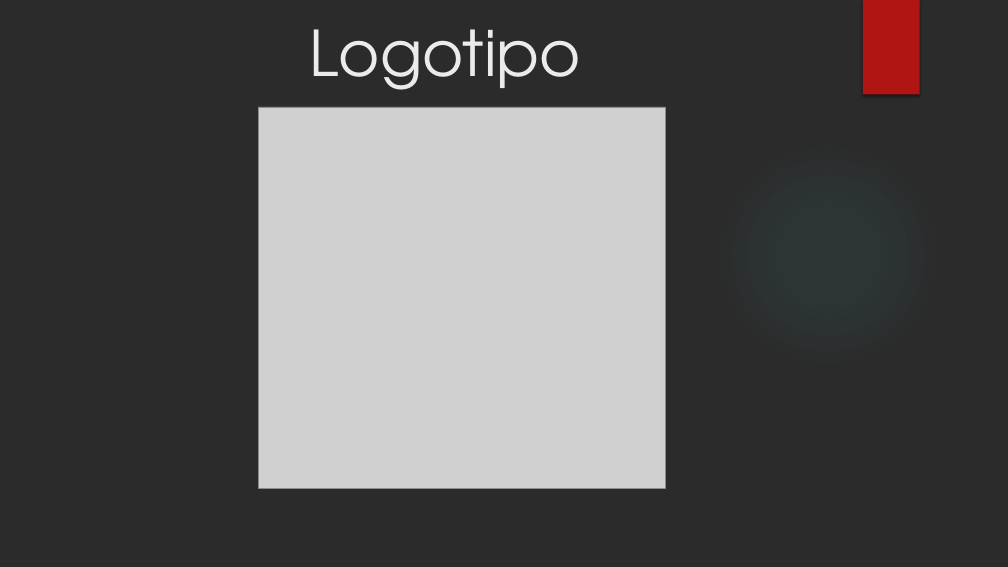
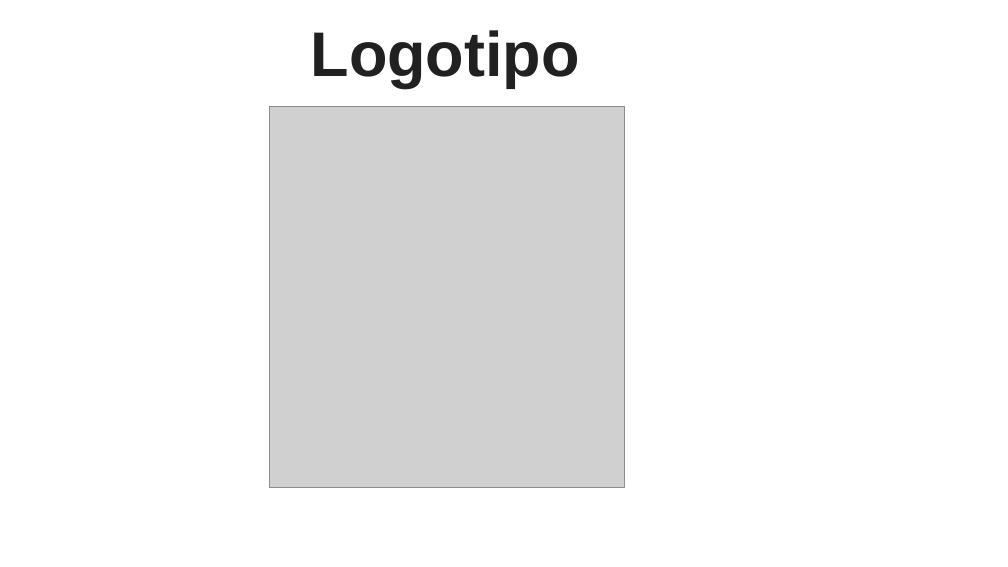
Before and after one commit to ValentinaB13/Proyecto, a slide deck: slide 2 of Guard Dogs Proyecto.pptx. Drawn at 1008x567 pixels with LibreOffice and Linux fonts; fonts in the diff are those of the drawing; grey boxes stand for pictures; background and template pictures are left out; a plain dark background stands for a picture behind light text. Boxes give left, top, right and bottom in pixels: in the first picture for what was removed or moved away, otherwise in the second. Text is boxed around its words. In the diff, an @@ line names an element or a change of style, - is before the commit and + after.

```diff
--- a/Guard Dogs Proyecto.pptx
+++ b/Guard Dogs Proyecto.pptx
@@ background picture (left out) to #FFFFFF @@
@@ title "Logotipo" at box(311, 30, 580, 88): font TeX Gyre Adventor to Arial, text colour #EBEBEB to #212121, bold on @@
@@ rectangle removed at box(863, 0, 920, 95) @@
@@ picture: place and size @@
-picture at box(259, 107, 665, 488)
+picture at box(269, 106, 625, 487)
@@ ellipse removed at box(712, 138, 944, 371) @@
```
Also in this commit, not shown: 17 other slides changed, 13 slides added, 7 slides removed.
